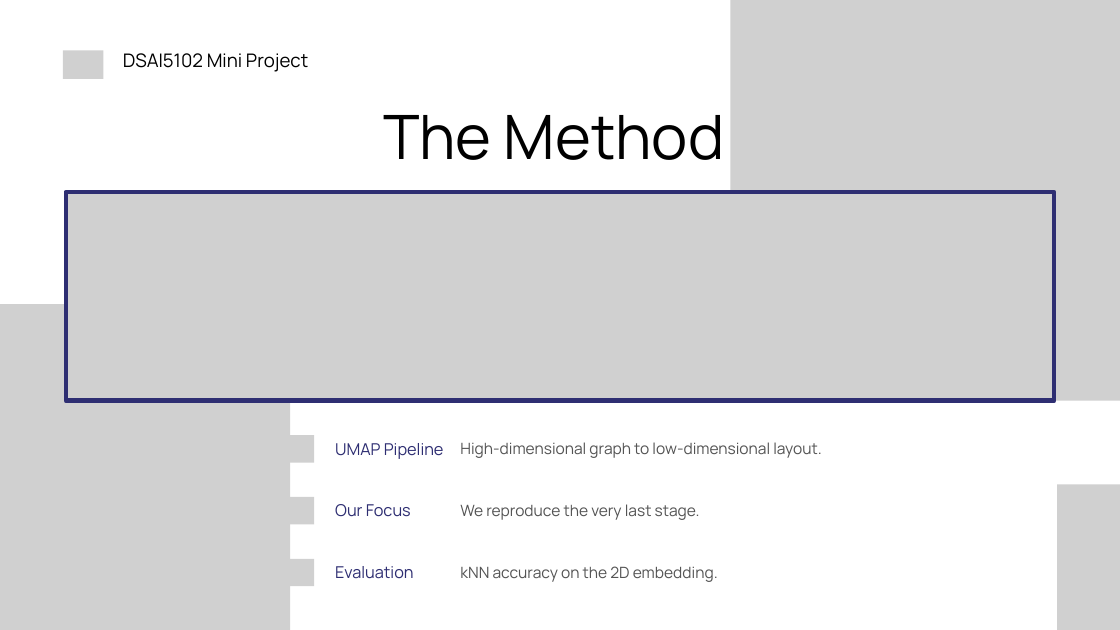
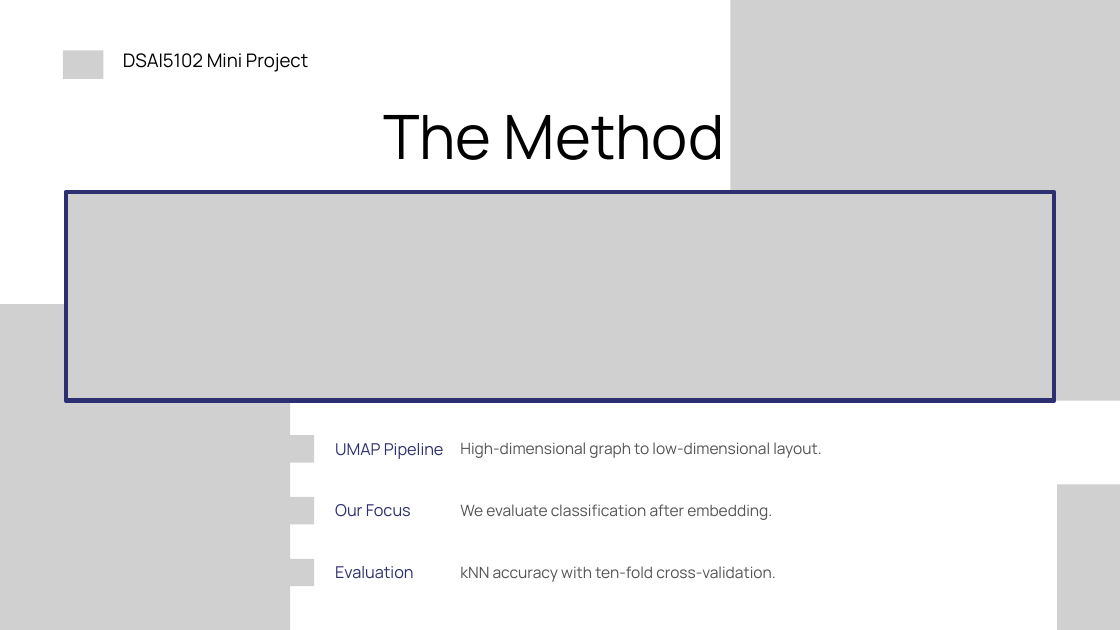
Before and after one commit to PKLgames/dsai5102MiniProject, a slide deck: slide 3 of slides/DSAI5102_Group16_Slides.pptx. Drawn at 1120x630 pixels with LibreOffice and Linux fonts; fonts in the diff are those of the drawing; grey boxes stand for pictures. Boxes give left, top, right and bottom in pixels: in the first picture for what was removed or moved away, otherwise in the second. Text is boxed around its words. In the diff, an @@ line names an element or a change of style, - is before the commit and + after.

```diff
--- a/slides/DSAI5102_Group16_Slides.pptx
+++ b/slides/DSAI5102_Group16_Slides.pptx
@@ text at box(460, 504, 772, 520): text changed @@
-We reproduce the very last stage.
+We evaluate classification after embedding.
@@ text at box(460, 566, 776, 582): text changed @@
-kNN accuracy on the 2D embedding.
+kNN accuracy with ten-fold cross-validation.
```
Also in this commit, not shown: 7 other slides changed, 1 other file.
